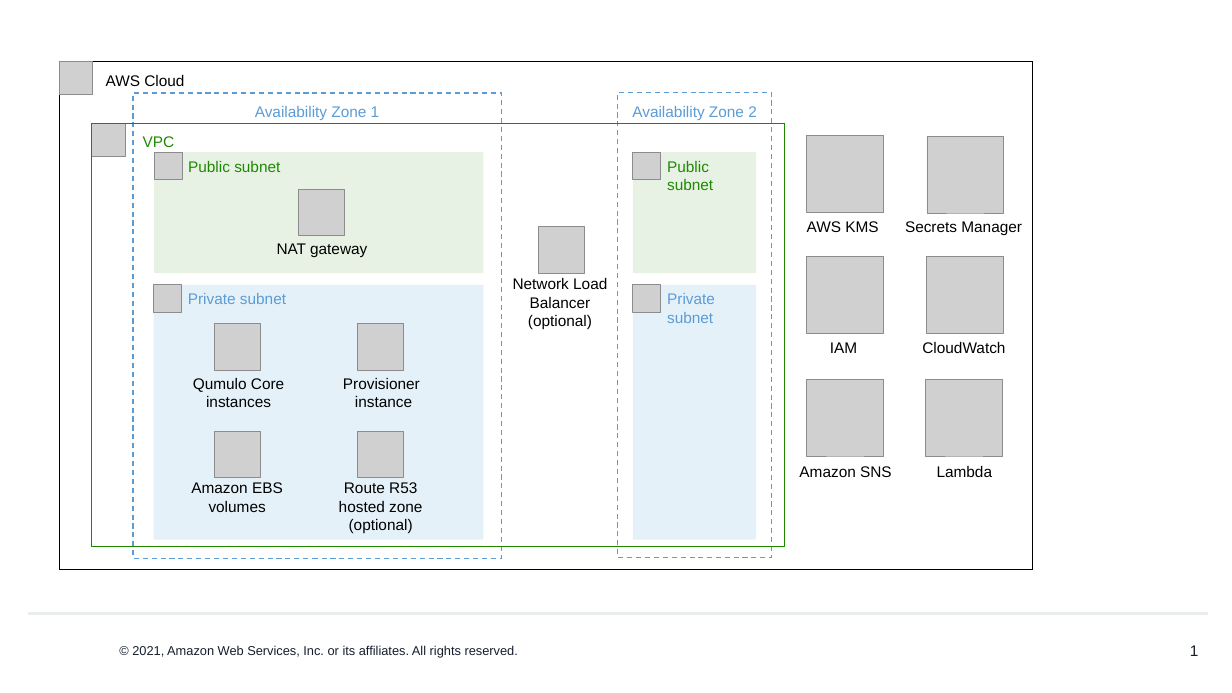
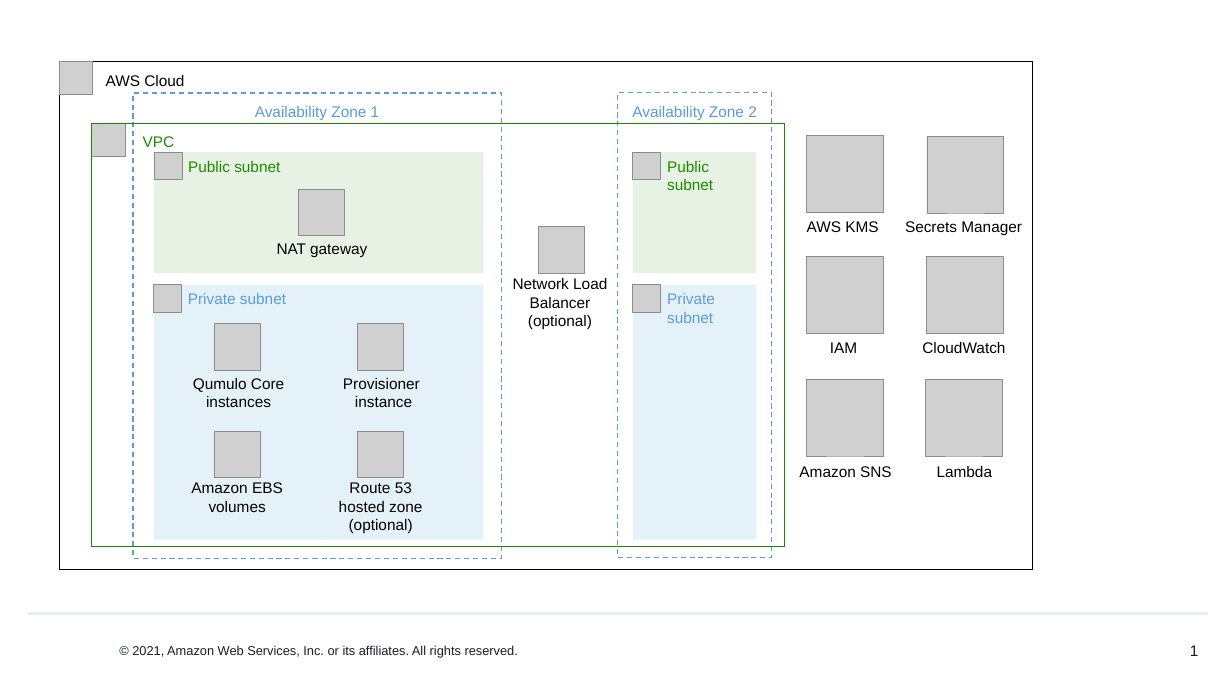
Before and after one commit to aws-quickstart/quickstart-qumulo-cloud-q, a slide deck: slide 1 of docs/images/architecture_diagram.pptx. Drawn at 1232x693 pixels with LibreOffice and Linux fonts; fonts in the diff are those of the drawing; grey boxes stand for pictures; background and template pictures are left out. Boxes give left, top, right and bottom in pixels: in the first picture for what was removed or moved away, otherwise in the second. Text is boxed around its words. In the diff, an @@ line names an element or a change of style, - is before the commit and + after.

```diff
--- a/docs/images/architecture_diagram.pptx
+++ b/docs/images/architecture_diagram.pptx
@@ text at <box>339,482,422,534</box>: text changed @@
-Route R53
-hosted zone
-(optional)
+Route 53
+hosted zone
+(optional)
```
Also in this commit, not shown: 1 other file.
